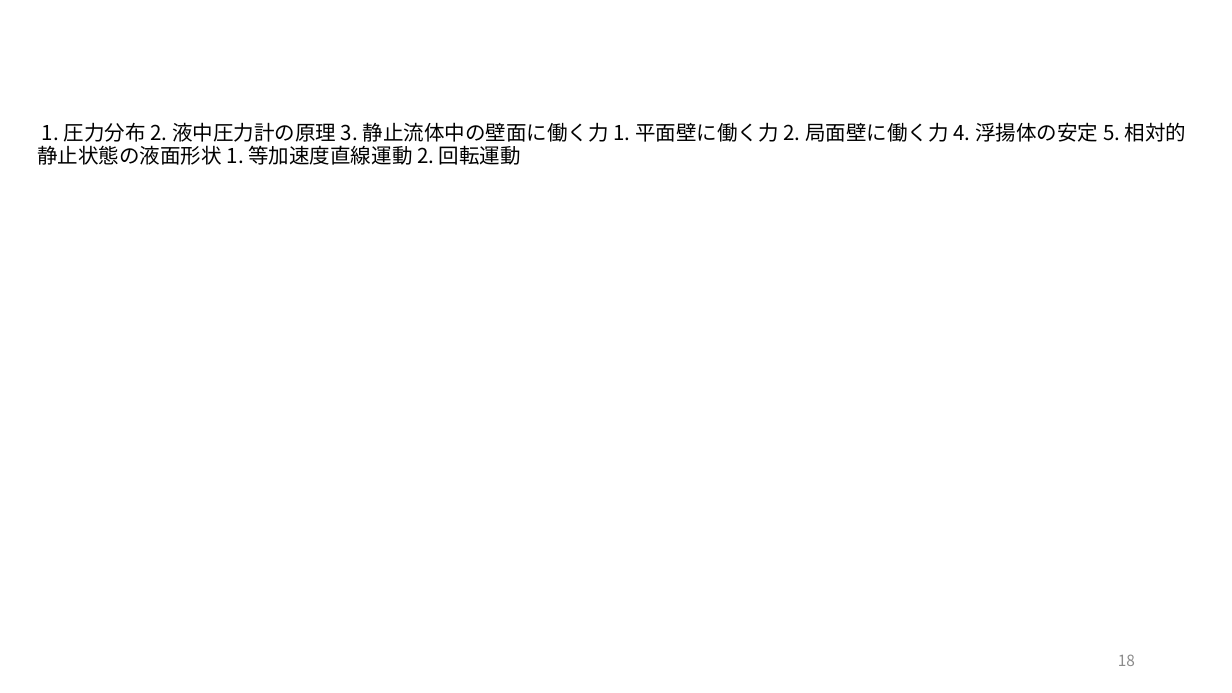
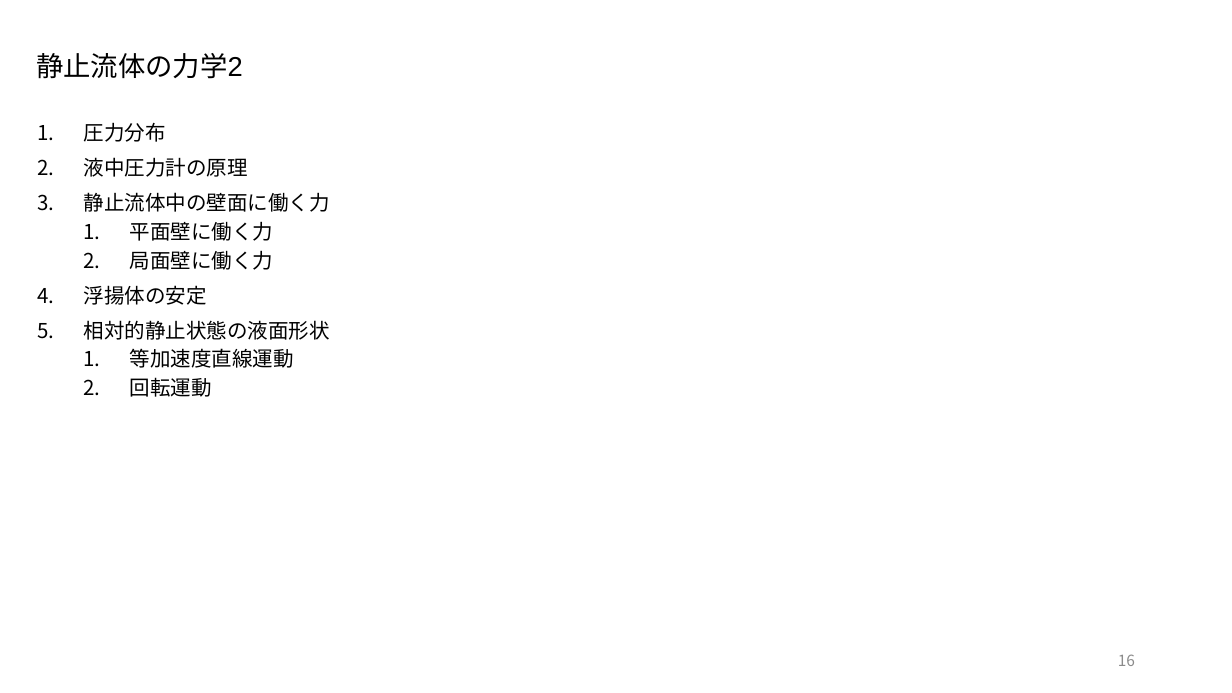
Before and after one commit to akmiccom/markdown_powerpoint, a slide deck: slide 16 of Basics_of_Fluid_Mechanics/Basics_of_Fluid_Mechanics.pptx (slide 18 before the commit). Drawn at 1232x693 pixels with LibreOffice and Linux fonts; fonts in the diff are those of the drawing; background and template pictures are left out. Boxes give left, top, right and bottom in pixels: in the first picture for what was removed or moved away, otherwise in the second. Text is boxed around its words. In the diff, an @@ line names an element or a change of style, - is before the commit and + after.

```diff
--- a/Basics_of_Fluid_Mechanics/Basics_of_Fluid_Mechanics.pptx
+++ b/Basics_of_Fluid_Mechanics/Basics_of_Fluid_Mechanics.pptx
@@ title added at bbox=[36, 53, 242, 79], 16 pt, text #000000 @@
+静止流体の力学2
@@ text at bbox=[84, 122, 330, 397]: text changed @@
-1. 圧力分布 2. 液中圧力計の原理 3. 静止流体中の壁面に働く力 1. 平面壁に働く力 2. 局面壁に働く力 4. 浮揚体の安定 5. 相対的静止状態の液面形状 1. 等加速度直線運動 2. 回転運動
+1. 圧力分布
+2. 液中圧力計の原理
+3. 静止流体中の壁面に働く力
+  1. 平面壁に働く力
+  2. 局面壁に働く力
+4. 浮揚体の安定
+5. 相対的静止状態の液面形状
+  1. 等加速度直線運動
+  2. 回転運動
```
Also in this commit, not shown: 2 other slides changed, 2 slides removed, 16 other files.
